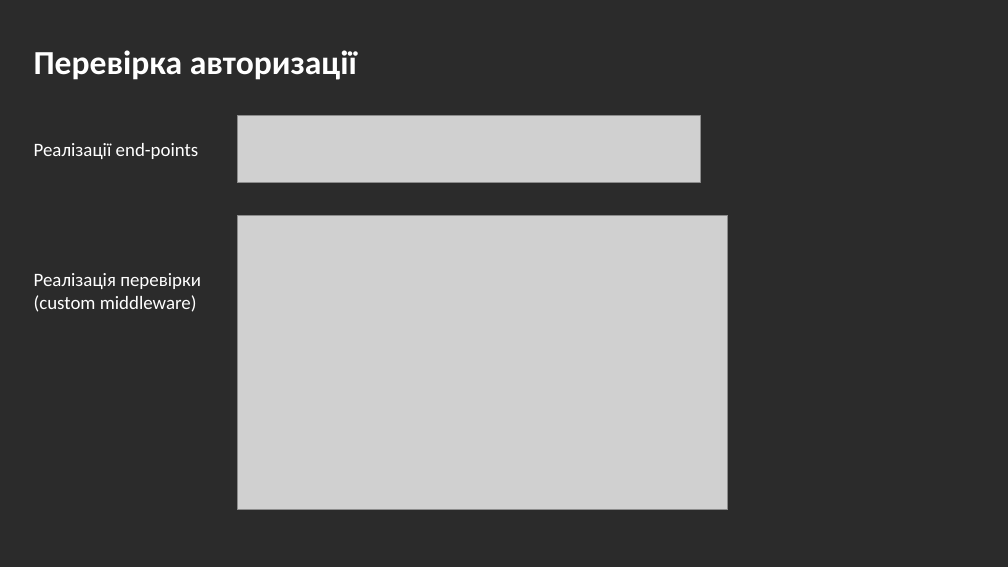
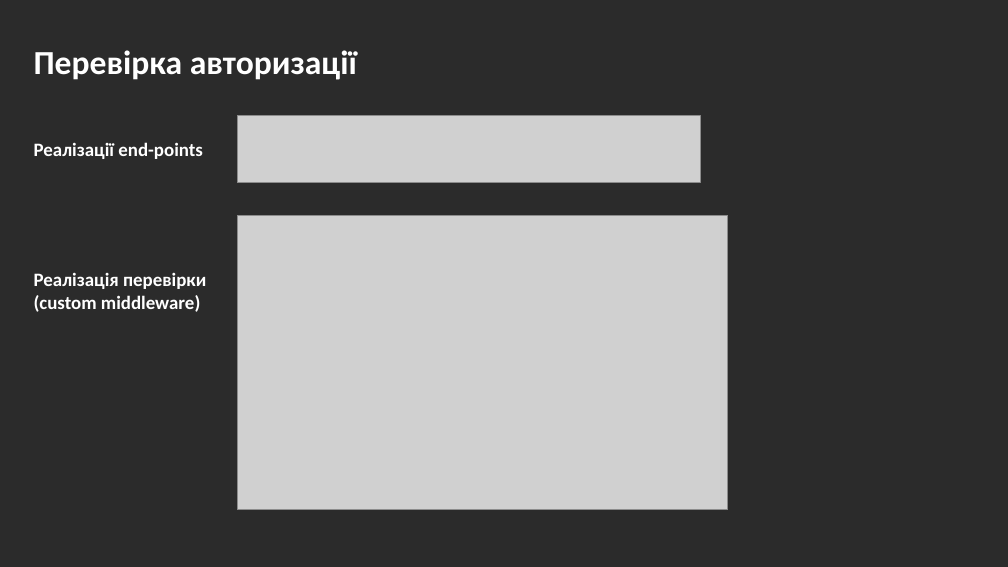
Before and after one commit to andronik-GitHub/WorkWave, a slide deck: slide 15 of Andronik_WorkWave-Presentation.pptx. Drawn at 1008x567 pixels with LibreOffice and Linux fonts; fonts in the diff are those of the drawing; grey boxes stand for pictures; background and template pictures are left out; a plain dark background stands for a picture behind light text. Boxes give left, top, right and bottom in pixels: in the first picture for what was removed or moved away, otherwise in the second. Text is boxed around its words. In the diff, an @@ line names an element or a change of style, - is before the commit and + after.

```diff
--- a/Andronik_WorkWave-Presentation.pptx
+++ b/Andronik_WorkWave-Presentation.pptx
@@ text "Реалізації end-points" at (34,142,202,159): bold on @@
@@ text "Реалізація перевірки" at (34,272,206,312): bold on @@
```
Also in this commit, not shown: 10 other slides changed, 3 slides added, 7 slides removed, 4 other files.
